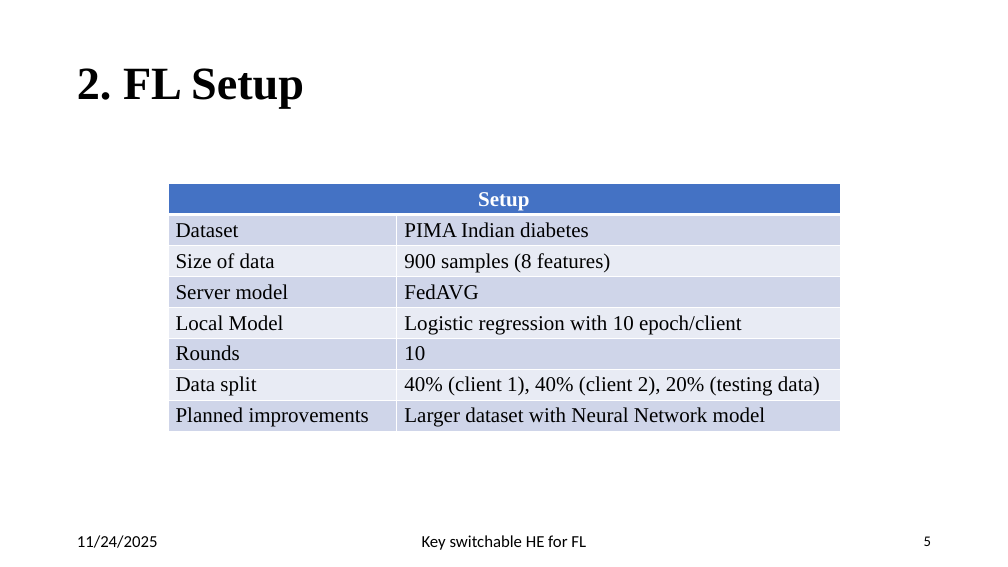
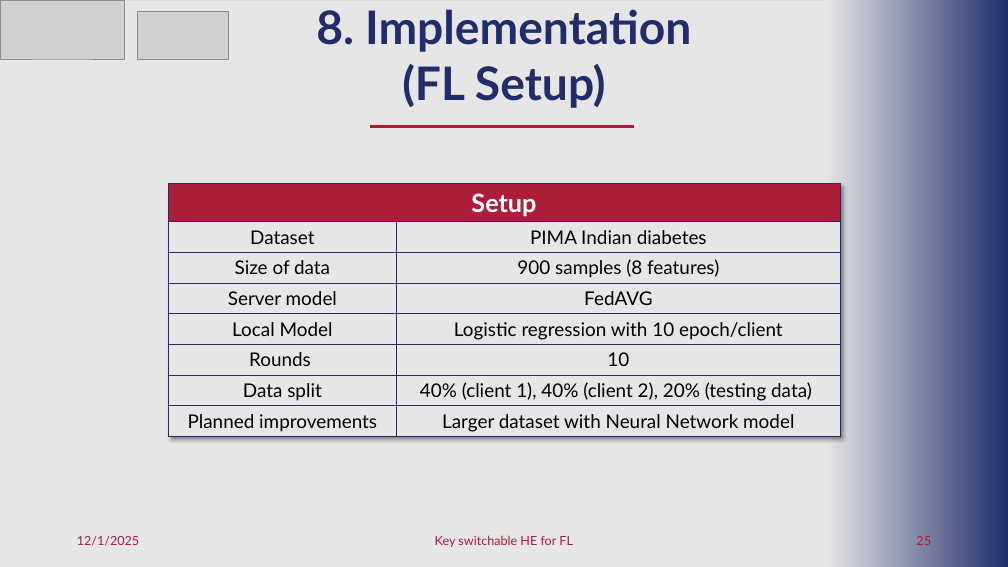
Before and after one commit to pyb0b/master-thesis-report, a slide deck: slide 25 of Final Presentation.pptx (slide 5 before the commit). Drawn at 1008x567 pixels with LibreOffice and Linux fonts; fonts in the diff are those of the drawing; grey boxes stand for pictures. Boxes give left, top, right and bottom in pixels: in the first picture for what was removed or moved away, otherwise in the second. Text is boxed around its words. In the diff, an @@ line names an element or a change of style, - is before the commit and + after.

```diff
--- a/Final Presentation.pptx
+++ b/Final Presentation.pptx
@@ rectangle added at bbox=[0, 1, 1008, 567], fill #E6E6E6 @@
@@ picture added at bbox=[0, 0, 125, 59] @@
@@ picture added at bbox=[138, 12, 228, 59] @@
@@ text added at bbox=[316, 9, 691, 108], 44 pt, text #212D6A, bold @@
+8. Implementation
+(FL Setup)
@@ rectangle added at bbox=[826, 0, 1008, 567], fill gradient #E6E6E6 to #212D6A @@
@@ title removed at bbox=[77, 68, 304, 109] @@
-2. FL Setup
@@ line added from (634, 126) to (371, 126), #AB1D38 3 pt @@
@@ table at bbox=[168, 184, 840, 436] @@
@@ fill #4472C4 to #AB1D38 in row 1, column 1 @@
@@ fill #CFD5EA to #E6E6E6 in 8 cells @@
@@ fill #E9EBF5 to #E6E6E6 in 6 cells @@
@@ size 20 to 24 pt in "Setup" @@
@@ font Times New Roman to Lato, size 20 to 18 pt @@
@@ alignment left to centre @@
@@ borders changed @@
@@ text at bbox=[77, 536, 139, 546]: text changed; size 16 to 12 pt; font Calibri to Lato; text colour #000000 to #AB1D38 @@
-11/24/2025
+12/1/2025
@@ text "Key switchable HE for FL" at bbox=[435, 535, 573, 547]: size 16 to 12 pt, font Calibri to Lato, text colour #000000 to #AB1D38 @@
@@ page number at bbox=[916, 536, 931, 545]: text changed; size 14 to 12 pt; font Calibri to Lato; text colour #000000 to #AB1D38 @@
-5
+25
```
Also in this commit, not shown: 22 other slides changed, 11 slides added, 2 slides removed, 1 other file.
